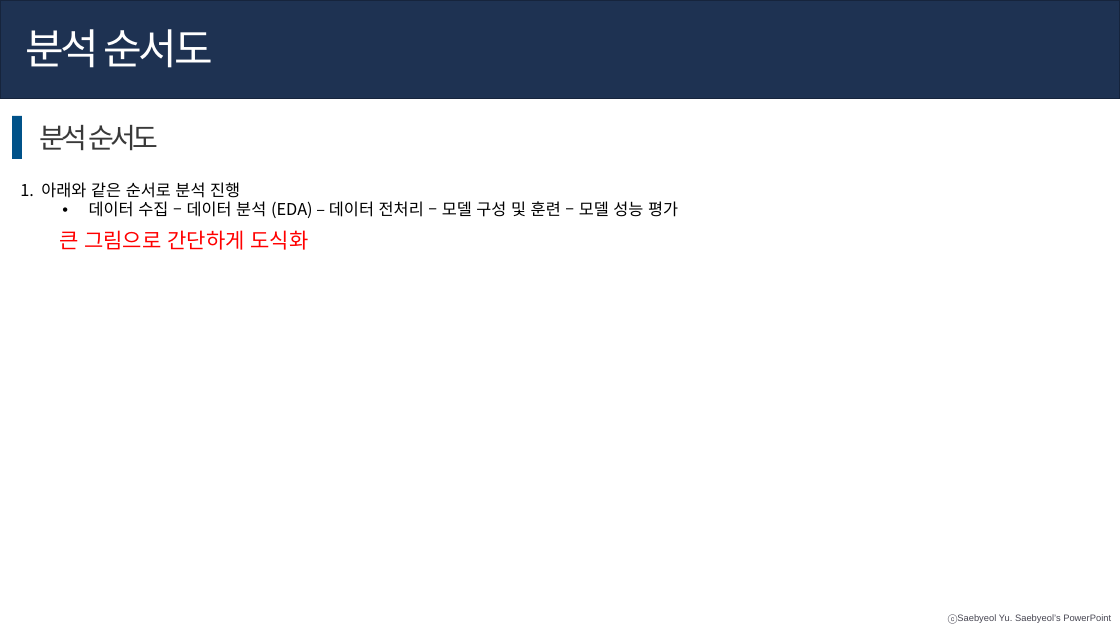
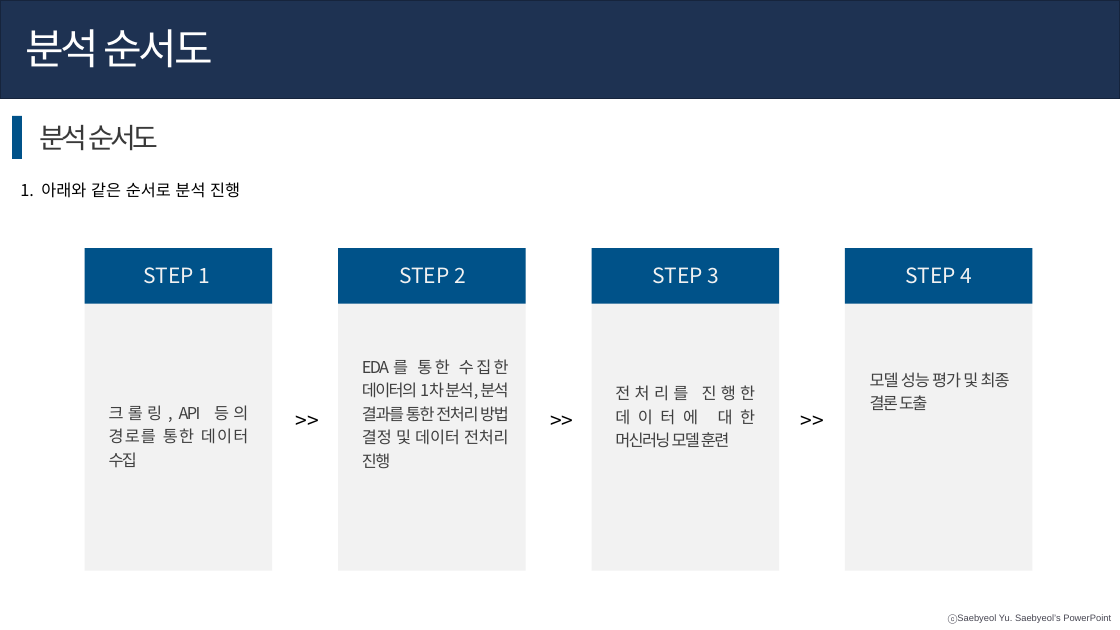
Before and after one commit to hyk2202/mega_final_project, a slide deck: slide 2 of PPT_이진규.pptx. Drawn at 1120x630 pixels with LibreOffice and Linux fonts; fonts in the diff are those of the drawing. Boxes give left, top, right and bottom in pixels: in the first picture for what was removed or moved away, otherwise in the second. Text is boxed around its words. In the diff, an @@ line names an element or a change of style, - is before the commit and + after.

```diff
--- a/PPT_이진규.pptx
+++ b/PPT_이진규.pptx
@@ text at [89,201,678,218]: paragraph removed @@
-  • 데이터 수집 – 데이터 분석 (EDA) – 데이터 전처리 – 모델 구성 및 훈련 – 모델 성능 평가
@@ text removed at [59,230,309,250] @@
-큰 그림으로 간단하게 도식화
@@ rectangle added at [85,249,272,571], fill #F2F2F2 @@
@@ rectangle added at [85,249,272,304], fill #005289 @@
@@ text added at [144,267,211,284], 18 pt, text #F2F2F2 @@
+STEP 1
@@ rectangle added at [339,249,526,571], fill #F2F2F2 @@
@@ rectangle added at [339,249,526,304], fill #005289 @@
@@ text added at [399,267,466,284], 18 pt, text #F2F2F2 @@
+STEP 2
@@ rectangle added at [592,249,779,571], fill #F2F2F2 @@
@@ rectangle added at [592,249,779,304], fill #005289 @@
@@ text added at [653,267,720,284], 18 pt, text #F2F2F2 @@
+STEP 3
@@ rectangle added at [845,249,1033,571], fill #F2F2F2 @@
@@ rectangle added at [845,249,1033,304], fill #005289 @@
@@ text added at [905,267,972,284], 18 pt, text #F2F2F2 @@
+STEP 4
@@ text added at [362,359,509,469], 14 pt, text #404040 @@
+EDA를 통한 수집한 데이터의 1차 분석, 분석 결과를 통한 전처리 방법 결정 및 데이터 전처리 진행
@@ text added at [615,385,756,448], 14 pt, text #404040 @@
+전처리를 진행한 데이터에 대한 머신러닝 모델 훈련
@@ text added at [870,372,1010,410], 14 pt, text #404040 @@
+모델 성능 평가 및 최종 결론 도출
@@ text added at [109,405,248,467], 14 pt, text #404040 @@
+크롤링, API 등의 경로를 통한 데이터 수집
@@ text added at [287,403,337,440], 18 pt, text #000000 @@
+>>
@@ text added at [542,403,592,440], 18 pt, text #000000 @@
+>>
@@ text added at [793,403,843,440], 18 pt, text #000000 @@
+>>
```
Also in this commit, not shown: 4 other slides changed, 1 slide added, 2 other files.
